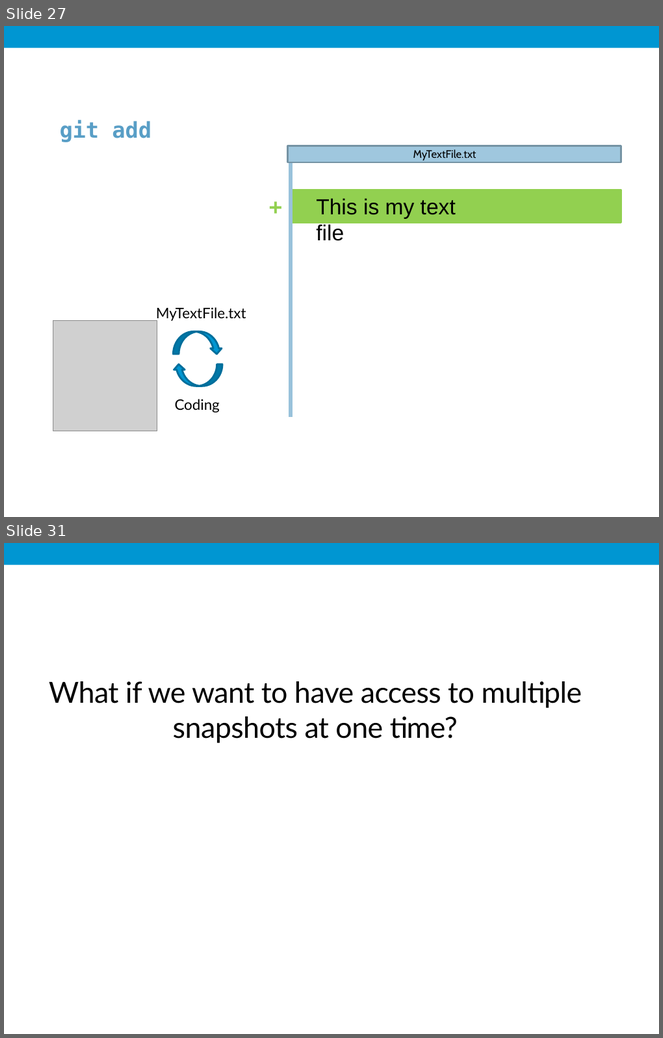
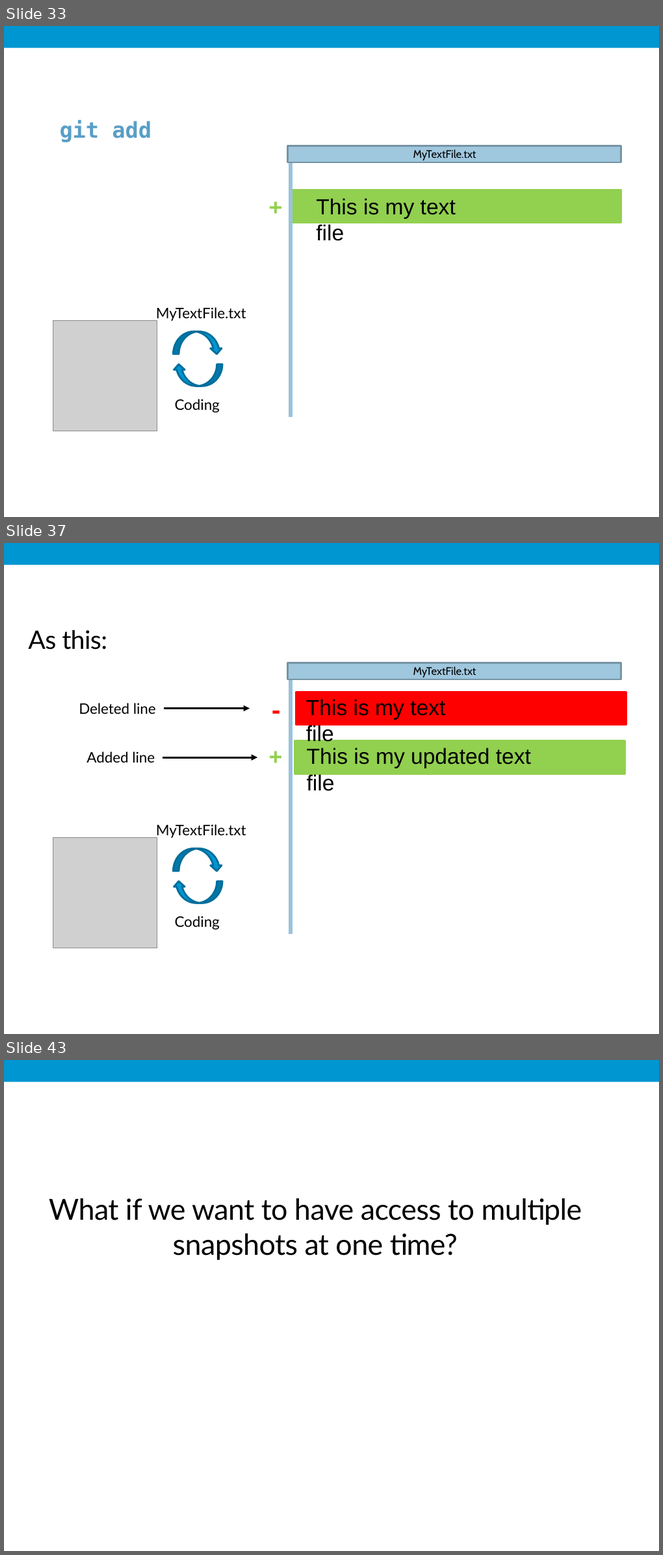
Before and after one commit to UI-Research/GitHub-Training-External, a slide deck: Intro.pptx. Shown one above the other, each under a label of ours: slides 27 and 31 before the commit, slides 33, 37 and 43 after it; the slides between them are not shown. The pictures are 663x1038 and 663x1555 pixels, drawn with LibreOffice and Linux fonts; fonts in the diff are those of the drawing; grey boxes stand for pictures; background and template pictures are left out. Boxes give left, top, right and bottom in pixels: in the first picture for what was removed or moved away, otherwise in the second. Text is boxed around its words. In the diff, an @@ line names an element or a change of style, - is before the commit and + after.

```diff
--- a/Intro.pptx
+++ b/Intro.pptx
@@ slide 37 added at box(4, 543, 659, 1034), background #FFFFFF; not listed: 1 template element that a slide beside it also shows @@
@@ title added at box(28, 630, 107, 650), 28 pt, text #000000 @@
+As this:
@@ rectangle added at box(287, 663, 621, 679), fill #9FC7DE, outline #7693A4 2 pt @@
@@ line added from (290, 672) to (290, 934), #9AC3DB 4.5 pt @@
@@ text added at box(414, 667, 477, 678), 12 pt, text #000000 @@
+MyTextFile.txt
@@ text added at box(263, 694, 290, 726), 24 pt, text #FF0000, bold @@
+-
@@ rectangle added at box(296, 692, 627, 724), fill #FF0000, outline #FF0000 2 pt @@
@@ text added at box(79, 703, 156, 714), 16 pt, text #000000 @@
+Deleted line
@@ arrow added from (164, 708) to (250, 708), #000000 2.25 pt @@
@@ text added at box(306, 699, 445, 742), 24 pt, text #000000 @@
+This is my text file
@@ text added at box(87, 752, 155, 763), 16 pt, text #000000 @@
+Added line
@@ text added at box(263, 739, 289, 772), 24 pt, text #92D050, bold @@
++
@@ rectangle added at box(295, 741, 625, 774), fill #92D050, outline #92D050 2 pt @@
@@ text added at box(307, 748, 531, 791), 24 pt, text #000000 @@
+This is my updated text file
@@ arrow added from (163, 757) to (258, 757), #000000 2.25 pt @@
@@ text added at box(156, 824, 246, 839), 16 pt, text #000000 @@
+MyTextFile.txt
@@ picture added at box(53, 838, 157, 949) @@
@@ curved down arrow added at box(173, 849, 222, 871), fill #0096D2, outline #006F9B 2 pt @@
@@ curved down arrow added at box(173, 882, 222, 903), fill #0096D2, outline #006F9B 2 pt @@
@@ text added at box(175, 916, 220, 930), 16 pt, text #000000 @@
+Coding
@@ what was slide 27 is now slide 33 @@
@@ what was slide 31 is now slide 43 @@
```
Also in this commit, not shown: 6 slides changed, 13 other slides added.
